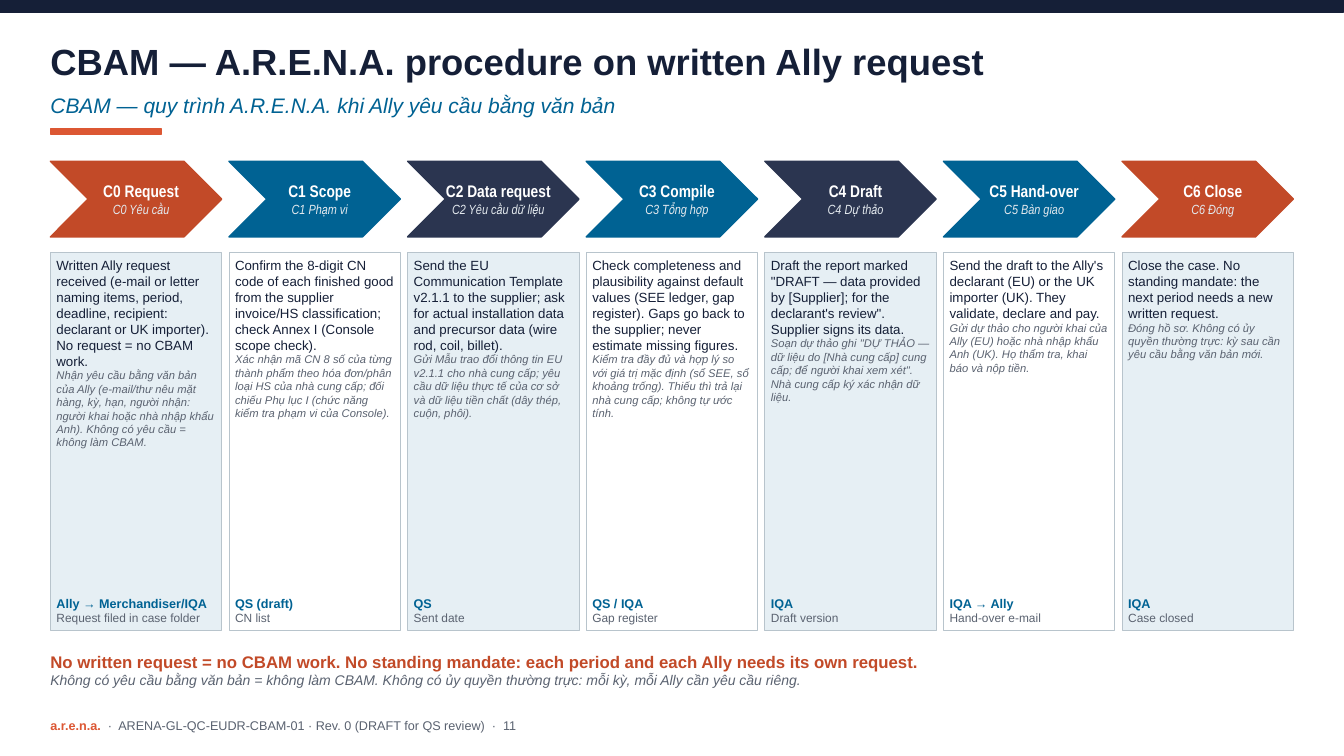
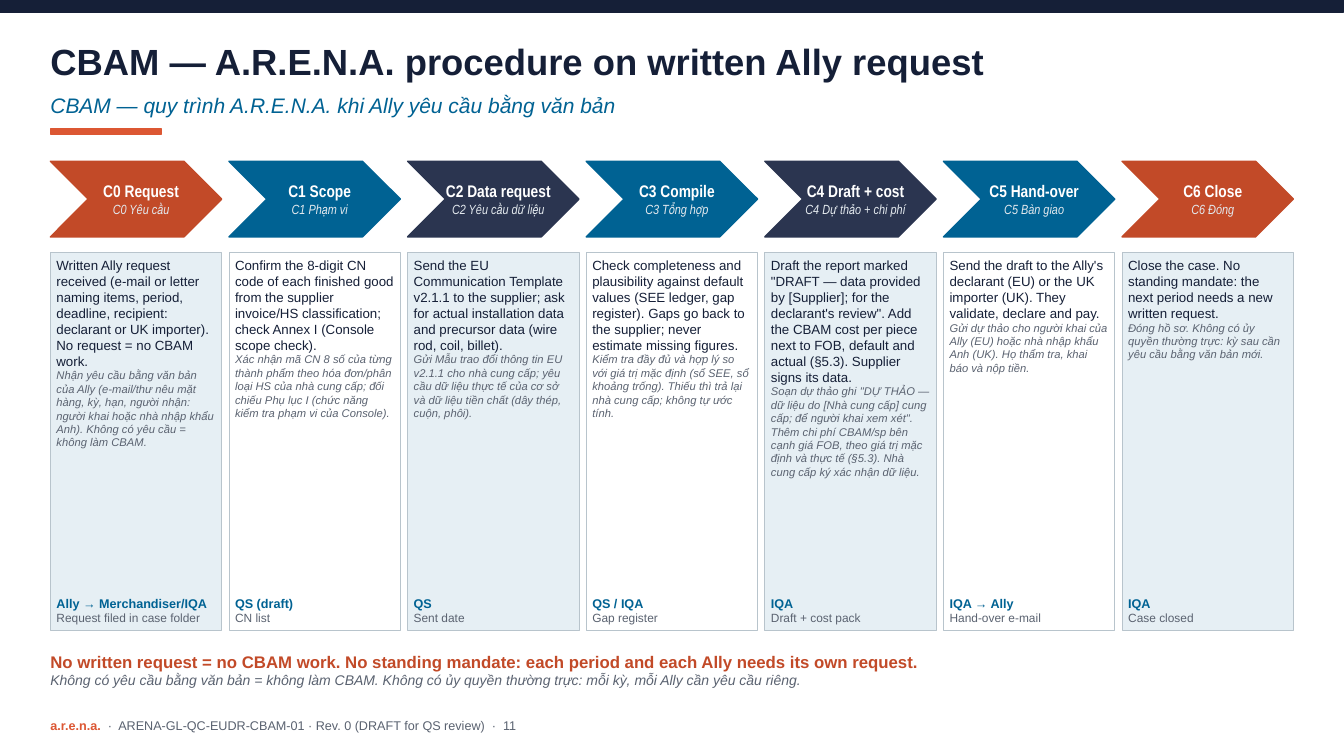
Before and after one commit to lybachbill-max/Bill-creation-2026, a slide deck: slide 11 of docs/eudr-cbam/ARENA-GL-QC-EUDR-CBAM-01_EUDR_CBAM_Training_Deck_Rev0.pptx. Drawn at 1344x756 pixels with LibreOffice and Linux fonts; fonts in the diff are those of the drawing. Boxes give left, top, right and bottom in pixels: in the first picture for what was removed or moved away, otherwise in the second. Text is boxed around its words. In the diff, an @@ line names an element or a change of style, - is before the commit and + after.

```diff
--- a/docs/eudr-cbam/ARENA-GL-QC-EUDR-CBAM-01_EUDR_CBAM_Training_Deck_Rev0.pptx
+++ b/docs/eudr-cbam/ARENA-GL-QC-EUDR-CBAM-01_EUDR_CBAM_Training_Deck_Rev0.pptx
@@ text at (x1=805, y1=185, x2=906, y2=216): text changed @@
-C4 Draft
-C4 Dự thảo
+C4 Draft + cost
+C4 Dự thảo + chi phí
@@ text at (x1=771, y1=260, x2=926, y2=478): text changed; size 9.5 to 8 pt; text colour #151F37 to #5A6270; italic on @@
-Draft the report marked "DRAFT — data provided by [Supplier]; for the declarant's review". Supplier signs its data.
-Soạn dự thảo ghi "DỰ THẢO — dữ liệu do [Nhà cung cấp] cung cấp; để người khai xem xét". Nhà cung cấp ký xác nhận dữ liệu.
+Draft the report marked "DRAFT — data provided by [Supplier]; for the declarant's review". Add the CBAM cost per piece next to FOB, default and actual (§5.3). Supplier signs its data.
+Soạn dự thảo ghi "DỰ THẢO — dữ liệu do [Nhà cung cấp] cung cấp; để người khai xem xét". Thêm chi phí CBAM/sp bên cạnh giá FOB, theo giá trị mặc định và thực tế (§5.3). Nhà cung cấp ký xác nhận dữ liệu.
@@ text at (x1=771, y1=613, x2=860, y2=625): text changed @@
-Draft version
+Draft + cost pack
```
Also in this commit, not shown: 5 other slides changed, 2 slides added, 5 other files.
